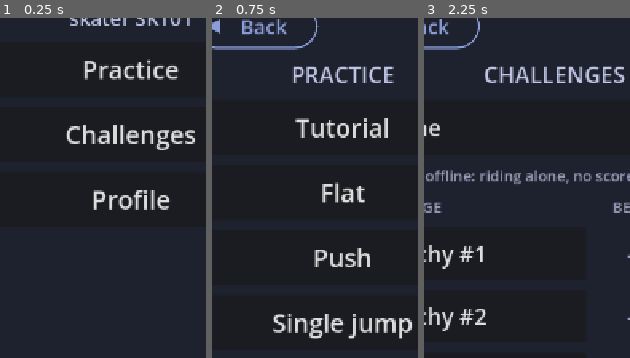
Above: before the commit, frames 1-3 (left to right).
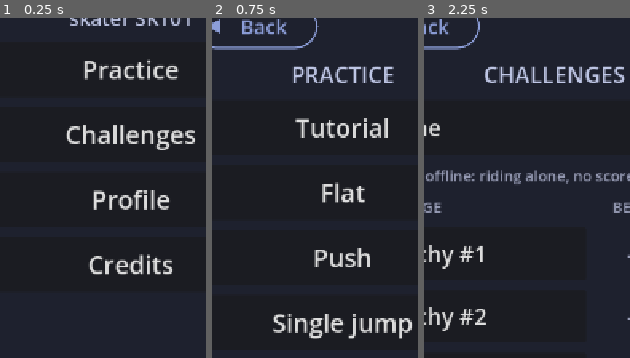
Above: after the commit, the same moments.

Repository: davidhernandeze/skatelike
Game: Godot game, scene res://scenes/menu.tscn
The game is run twice, just before and just after one commit, with the same random seed, the same clock (stepped at 60 frames per second) and the same inputs.
Inputs:
- Up to frame 1 (0.25 s): no input
- Up to frame 2 (0.75 s): click "Practice" at 0.5 s
- Up to frame 3 (2.25 s): click "Back" at 1.25 s; click "Challenges" at 2 s
The pictures show only the part of the screen within x 18-68%, y 12-62%; the shares and areas given below are measured in that part.

The runs differ from the first frame. In frame 1, 1.2% of the frame differs, in the area x 42-84%, y 69-76%; in frame 2, nothing differs; in frame 3, nothing differs.

Commit message:
Sound effects and a Credits page
Clips cut from "Skateboarding Tricks" by SoundBiterSFX (freesound.org,
CC BY 4.0): pop, landing, heavy landing, catch, slam, and rolling and
grinding loops (crossfaded to repeat). Sfx plays them from the Runner's
signals: pops by strength, landings by impact, loops faded in and out with
the board's state, rolling louder and higher with speed; everything slows
in flow state. The menu gets a Credits page for the sounds, the callout
font and Godot.

Co-Authored-By: Claude Opus 5.5 <noreply@anthropic.com>
Claude-Session: https://claude.ai/code/session_01RyYvQJH2T8hEfpxQUNibCm

Diff:
--- a/scripts/main.gd
+++ b/scripts/main.gd
@@ -117,6 +117,9 @@
 	runner.balance_changed.connect(_on_balance_changed)
 	runner.callout.connect(callouts.show_callout)
 	balance_pad.fell.connect(func() -> void: runner.act(Runner.Act.LOSE_BALANCE))
+	var sfx := Sfx.new()
+	sfx.runner = runner
+	runner.add_child(sfx)
 	var meter := BalanceMeter.new()
 	meter.pad = balance_pad
 	runner.add_child(meter)
--- a/scripts/menu.gd
+++ b/scripts/menu.gd
@@ -39,6 +39,8 @@
 			_show_levels(true)
 		"profile":
 			_show_profile()
+		"credits":
+			_show_credits()
 		_ when page.begins_with("board:"):
 			_show_board(page.trim_prefix("board:"))
 		_:
@@ -47,6 +49,7 @@
 			_add_button("Practice", _show.bind("practice"))
 			_add_button("Challenges", _show.bind("challenges"))
 			_add_button("Profile", _show.bind("profile"))
+			_add_button("Credits", _show.bind("credits"))
 
 
 func _show_levels(challenges: bool) -> void:
@@ -248,6 +251,19 @@
 
 
 ## Skater name editor: a column per character, with buttons to step through its charset.
+## The assets the game uses and their licenses (CC BY 4.0 asks for the sounds' credit).
+func _show_credits() -> void:
+	_add_back("main")
+	_add_label("Credits", 40, Color(1.0, 0.85, 0.3))
+	for credit in [
+		["Sounds", "\"Skateboarding Tricks\" by SoundBiterSFX\nfreesound.org/s/746602\nCC BY 4.0, cut and mixed for the game"],
+		["Trick callout font", "Bubblez Graffiti by GGBotNet\nSIL Open Font License 1.1"],
+		["Engine", "Godot Engine\nMIT license"],
+	]:
+		_add_label(credit[0], 26, Color(0.75, 0.78, 0.9))
+		_add_label(credit[1], 18, Color(0.6, 0.63, 0.72))
+
+
 func _show_profile() -> void:
 	_add_back("main")
 	_add_label("SKATER NAME", 36, Color(0.75, 0.78, 0.9))
--- /dev/null
+++ b/scripts/sfx.gd
@@ -0,0 +1,104 @@
+class_name Sfx
+extends Node
+## Board sounds, played from the Runner's signals and state: pops, catches, landings
+## (heavier the harder the board comes down), slams, and two loops faded in and out every
+## frame, rolling (louder and higher the faster the board goes) and grinding (on rails
+## and ledges). A child of the Runner, so it pauses with the game. In flow state's slow
+## motion the sounds slow down too.
+##
+## Clips cut from "Skateboarding Tricks" by SoundBiterSFX (freesound.org/s/746602),
+## CC BY 4.0.
+
+const POP := preload("res://assets/sfx/pop.wav")
+const LAND := preload("res://assets/sfx/land.wav")
+const LAND_HEAVY := preload("res://assets/sfx/land_heavy.wav")
+const CATCH := preload("res://assets/sfx/catch.wav")
+const SLAM := preload("res://assets/sfx/slam.wav")
+const ROLL := preload("res://assets/sfx/roll_loop.wav")
+const GRIND := preload("res://assets/sfx/grind_loop.wav")
+
+## Speed into the surface at touchdown (px/s) for the loudest landing, and from which a
+## landing uses the heavy hit.
+@export var hard_landing := 1500.0
+@export var heavy_landing := 1300.0
+## Rolling is loudest from this speed (m/s), and pitched up this much per m/s.
+@export var loud_speed := 8.0
+@export var roll_pitch_per_speed := 0.04
+## How fast the loops fade in and out (volume fraction per second).
+@export var loop_fade := 6.0
+@export var volume_db := -2.0
+
+var runner: Runner
+var _roll: AudioStreamPlayer
+var _grind: AudioStreamPlayer
+var _shots: Array[AudioStreamPlayer] = []
+
+
+func _ready() -> void:
+	_roll = _player(ROLL)
+	_grind = _player(GRIND)
+	for i in 6:
+		_shots.append(_player(null))
+	runner.popped.connect(func(_nose: bool, strength: float) -> void:
+		_play(POP, lerpf(-6.0, 0.0, clampf((strength - runner.min_pop) / (1.0 - runner.min_pop), 0.0, 1.0))))
+	runner.caught.connect(func(catch_index: int, _angle: float, _apex: int) -> void:
+		if catch_index == 1:
+			_play(CATCH, -4.0))
+	runner.landed.connect(_on_landed)
+	runner.slammed.connect(func(_reason: String) -> void:
+		_play(SLAM, 0.0))
+
+
+func _player(stream: AudioStream) -> AudioStreamPlayer:
+	var player := AudioStreamPlayer.new()
+	player.stream = stream
+	add_child(player)
+	if stream != null:
+		player.volume_db = -80.0
+		player.play()  # Loops run all the time, faded in and out.
+	return player
+
+
+## Plays a one-shot on a free player (or the one that's been going longest).
+func _play(stream: AudioStream, db: float, pitch := 1.0) -> void:
+	var player := _shots[0]
+	for candidate in _shots:
+		if not candidate.playing:
+			player = candidate
+			break
+	_shots.erase(player)
+	_shots.append(player)
+	player.stream = stream
+	player.volume_db = volume_db + db
+	player.pitch_scale = pitch * Engine.time_scale
+	player.play()
+
+
+func _on_landed(style: String) -> void:
+	if style == "to manual":
+		return  # Rolling off a ledge into a manual: no touchdown.
+	var into := absf(runner._impact.y)  # Vertical speed at touchdown.
+	var k := clampf(into / hard_landing, 0.0, 1.0)
+	var db := lerpf(-14.0, 0.0, k)
+	if style.contains("grind") or style.contains("slide"):
+		db -= 3.0  # Onto a rail or ledge: the grind loop carries it.
+	_play(LAND_HEAVY if into >= heavy_landing else LAND, db, randf_range(0.95, 1.05))
+
+
+func _process(delta: float) -> void:
+	var alive := not runner._dead
+	var grinding := alive and runner.is_grinding()
+	var rolling := alive and runner.is_grounded() and not grinding
+	var speed := runner._speed / runner.pixels_per_meter
+	var loud := clampf(speed / loud_speed, 0.15, 1.0)
+	_fade(_roll, loud if rolling else 0.0, delta)
+	_fade(_grind, loud if grinding else 0.0, delta)
+	_roll.pitch_scale = maxf(0.7 + roll_pitch_per_speed * speed, 0.5) * Engine.time_scale
+	_grind.pitch_scale = maxf(0.85 + roll_pitch_per_speed * 0.5 * speed, 0.5) * Engine.time_scale
+
+
+## Moves a loop's volume toward `level` (0..1).
+func _fade(player: AudioStreamPlayer, level: float, delta: float) -> void:
+	var now := db_to_linear(player.volume_db - volume_db) if player.volume_db > -79.0 else 0.0
+	now = move_toward(now, level, loop_fade * delta)
+	player.volume_db = volume_db + linear_to_db(now) if now > 0.001 else -80.0
Not shown, added: assets/sfx/catch.wav.import
Not shown, added: assets/sfx/grind_loop.wav.import
Not shown, added: assets/sfx/land.wav.import
Not shown, added: assets/sfx/land_heavy.wav.import
Not shown, added: assets/sfx/pop.wav.import
Not shown, added: assets/sfx/roll_loop.wav.import
Not shown, added: assets/sfx/slam.wav.import
Not shown, added: scripts/sfx.gd.uid
Not shown, added: assets/sfx/catch.wav
Not shown, added: assets/sfx/grind_loop.wav
Not shown, added: assets/sfx/land.wav
Not shown, added: assets/sfx/land_heavy.wav
(and 3 more such lines)
